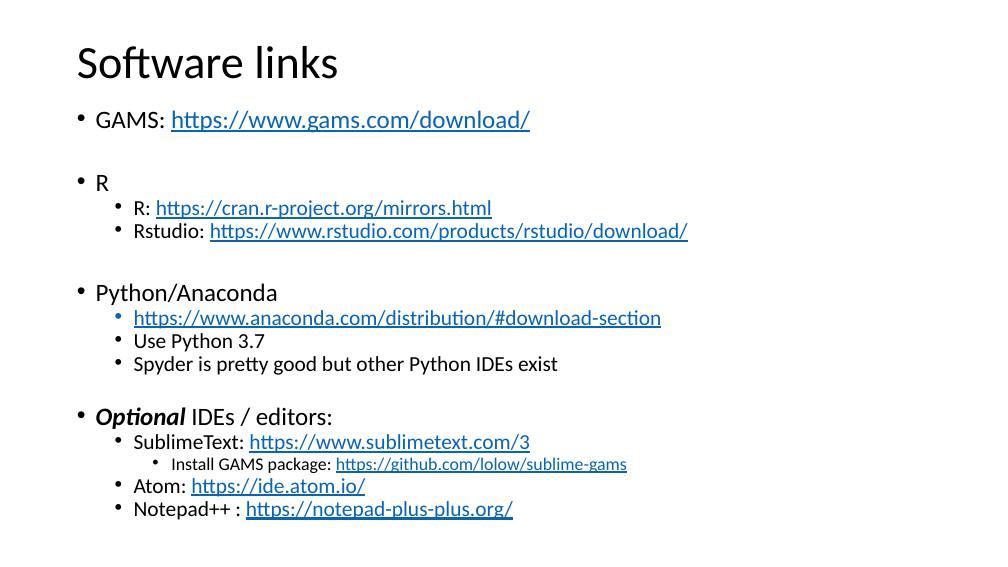
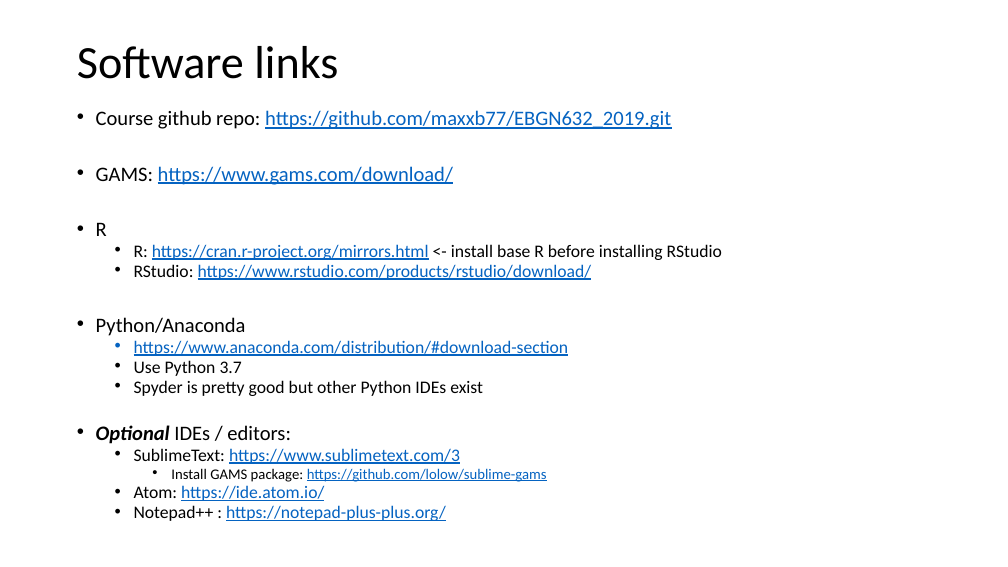
Before and after one commit to maxxb77/EBGN632_2019, a slide deck: slide 17 of ClassSlides/Course1.pptx. Drawn at 1008x567 pixels with LibreOffice and Linux fonts; fonts in the diff are those of the drawing. Boxes give left, top, right and bottom in pixels: in the first picture for what was removed or moved away, otherwise in the second. Text is boxed around its words. In the diff, an @@ line names an element or a change of style, - is before the commit and + after.

Commit message:
Small changes to Course1.pptx

```diff
--- a/ClassSlides/Course1.pptx
+++ b/ClassSlides/Course1.pptx
@@ text at [96, 110, 671, 129]: paragraph added @@
+• Course github repo: https://github.com/maxxb77/EBGN632_2019.git
@@ text at [96, 166, 569, 521]: size 23.8 to 19.6 pt in "GAMS: https://www.gams.com/download/", "R", "Python/Anaconda", "Optional IDEs / editors:"; size 20.4 to 16.8 pt in "https://www.anaconda.com/distribution/#download-section", "Use Python 3.7", "Spyder is pretty good but other Python ...", "SublimeText: https://www.sublimetext.com/3" and 2 more places; size 17 to 14 pt in "Install GAMS package: https://github.com/lolow/sublime-gams" @@
@@ text at [134, 244, 722, 280]: text changed; size 20.4 to 16.8 pt @@
-  • R: https://cran.r-project.org/mirrors.html
-  • Rstudio: https://www.rstudio.com/products/rstudio/download/
+  • R: https://cran.r-project.org/mirrors.html <- install base R before installing RStudio
+  • RStudio: https://www.rstudio.com/products/rstudio/download/
```
Also in this commit, not shown: 1 other slide changed.
